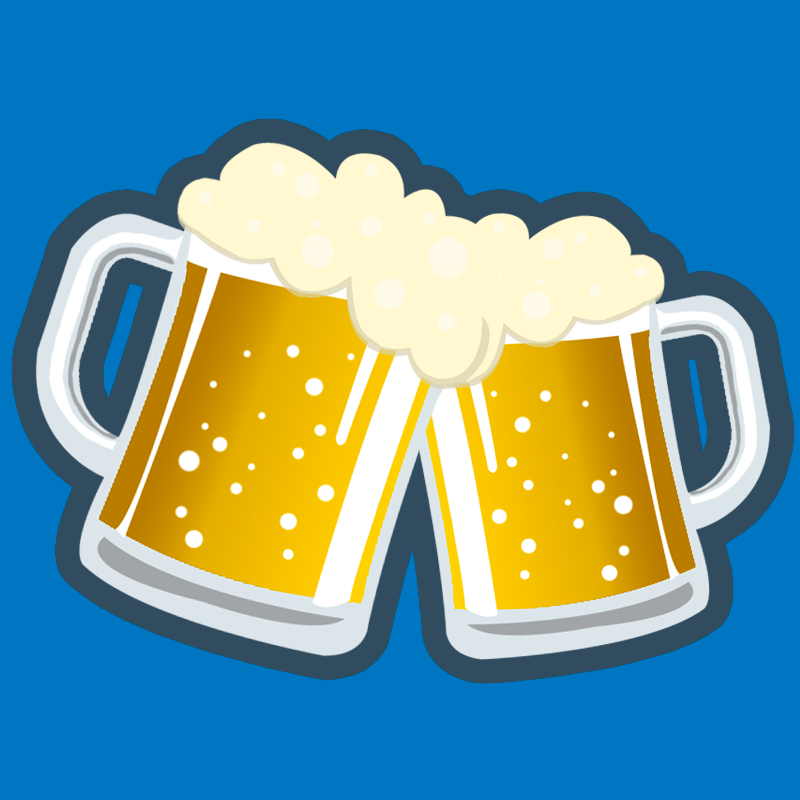
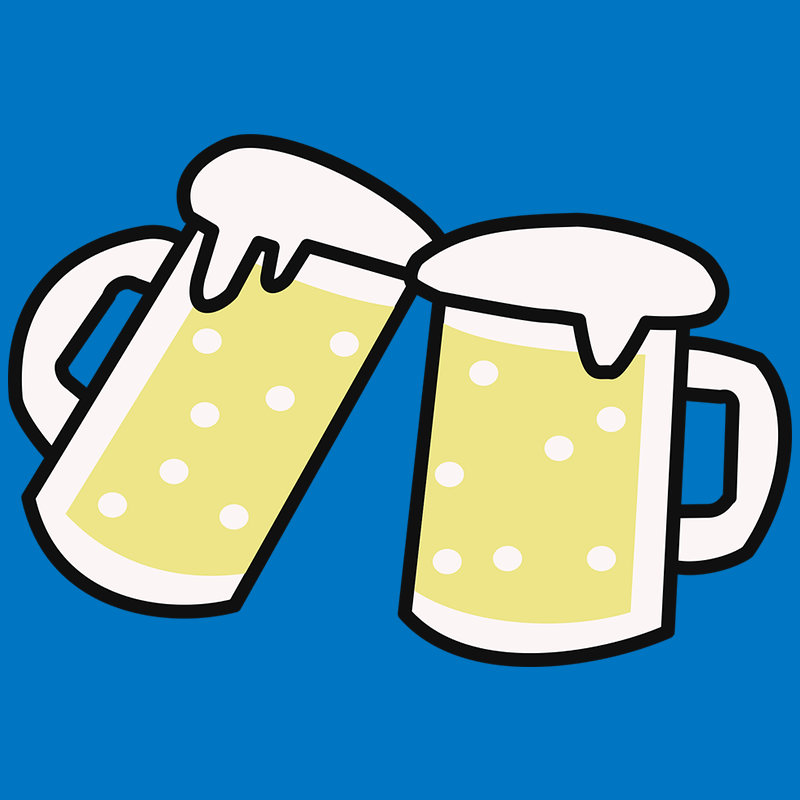
Layered file, before and after one edit (800×800). Changes by layer:
added layer "beer-1297988_960_720" above "Layer 1" over (8, 134, 792, 667)
added layer "Layer 1" above "Background" over (8, 118, 795, 684)
added layer "Background" over (8, 118, 795, 684)
